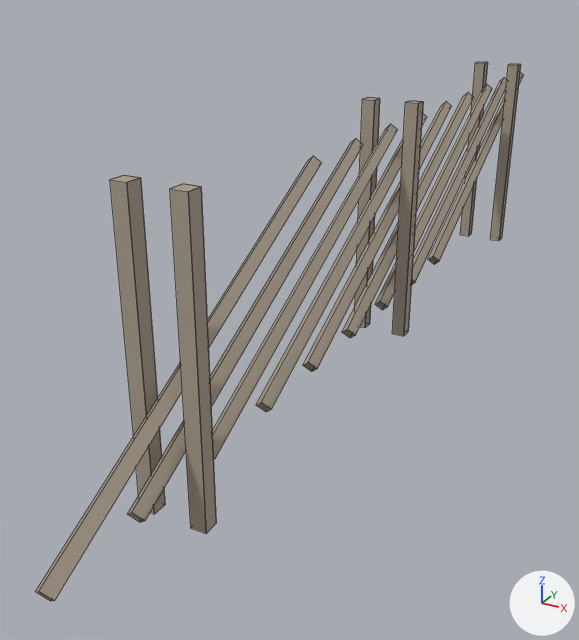
An edit to the Blender file assets/environment/blender/fence.blend, drawn before and after from the same camera.
One viewpoint serves both versions: a 50 mm camera at (1.6, -4.01, 1.93) aimed at (-0.36, -0.45, 0.15). Arrows for +X, +Y and +Z are at lower right; the lights stay in place. The older version comes first. Mesh edges are drawn as thin lines. Objects named as collision shapes, trigger or cutter boxes, shadow casters or lower levels of detail are left out.

In view in the first picture: 'fence_LOD0'.
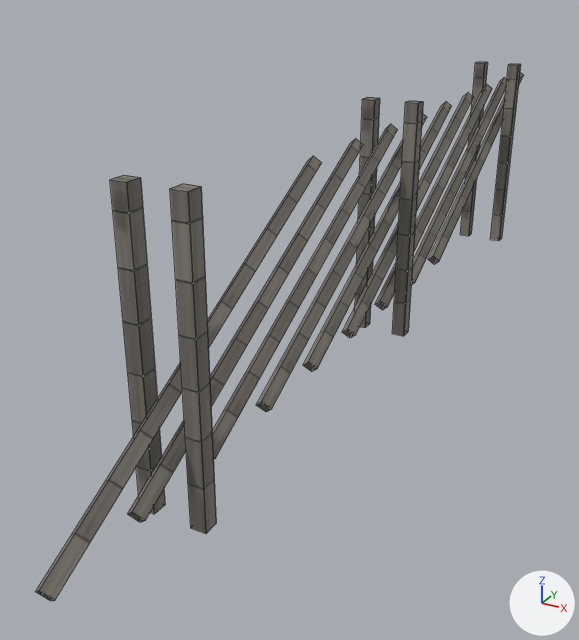
What differs and where, as boxes (x1, y1, x2, y2) in the pictures (579 x 640 px):
'fence_LOD0', recoloured (darker)
    both: (36, 62, 524, 601)

The change, as a diff of the scene's bpy script:
```diff
--- a/assets/environment/blender/fence.blend.py
+++ b/assets/environment/blender/fence.blend.py
@@ img_bld_wood_grey_alb_png @@
+img_bld_wood_grey_alb_png = load_image('bld_wood_grey_alb.png', '../textures/bld_wood_grey_alb.png', 1024, 1024, 'sRGB')
@@ img_bld_wood_grey_nrm_png @@
+img_bld_wood_grey_nrm_png = load_image('bld_wood_grey_nrm.png', '../textures/bld_wood_grey_nrm.png', 1024, 1024, 'Non-Color')
@@ mat_bld_fencewood @@
+mat_bld_fencewood = bpy.data.materials.new('Bld_FenceWood')
+# uses the picture img_bld_wood_grey_alb_png
+# uses the picture img_bld_wood_grey_nrm_png
@@ me_fence_lod0 @@
 me_fence_lod0.from_pydata(...)  # 324 vertices, 81 faces; spans x -0.16..0.16, y -2.7..2.69, z 0.0..1.3
-me_fence_lod0.materials.append(mat_wood_weathered)  # beige #aa9e8e
+me_fence_lod0.materials.append(mat_bld_fencewood)
```
